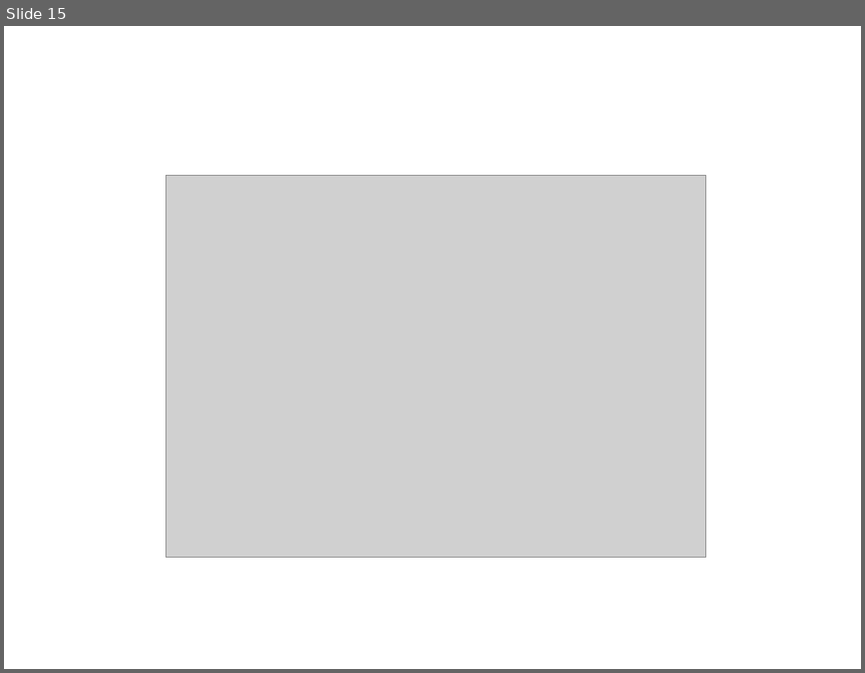
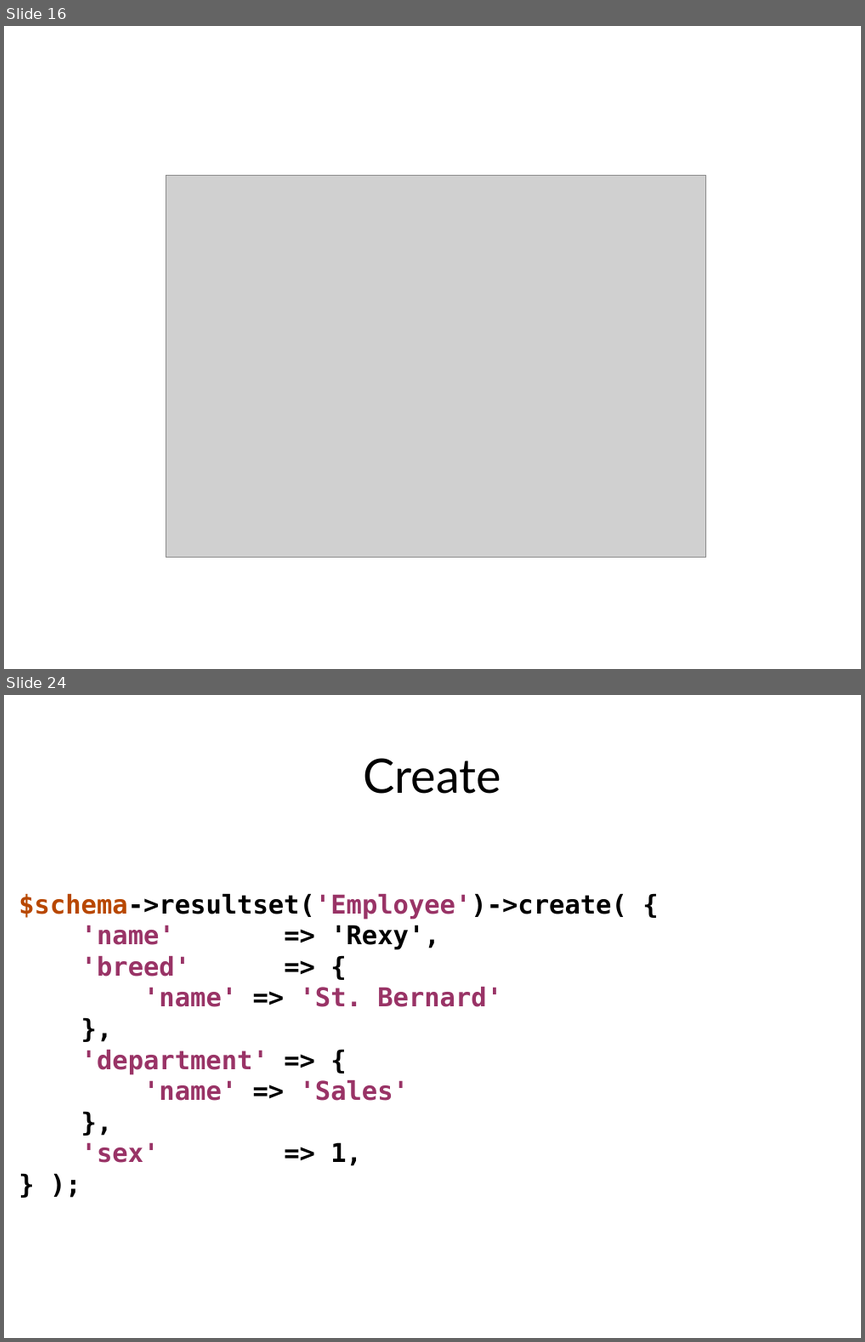
Before and after one commit to erezschatz/Presentation, a slide deck: dbix-class.odp. Shown one above the other, each under a label of ours: slide 15 before the commit, slides 16 and 24 after it; the slides between them are not shown. The pictures are 865x673 and 865x1342 pixels, drawn with LibreOffice and Linux fonts; fonts in the diff are those of the drawing; grey boxes stand for pictures. Boxes give left, top, right and bottom in pixels: in the first picture for what was removed or moved away, otherwise in the second. Text is boxed around its words. In the diff, an @@ line names an element or a change of style, - is before the commit and + after.

```diff
--- a/dbix-class.odp
+++ b/dbix-class.odp
@@ slide 24 added at (x1=4, y1=695, x2=861, y2=1338), background #FFFFFF @@
@@ title added at (x1=364, y1=758, x2=502, y2=794), 44 pt, text #000000 @@
+Create
@@ text added at (x1=18, y1=893, x2=627, y2=1166), 24 pt, text #993366, bold @@
+$schema->resultset('Employee')->create( {
+'name' => 'Rexy',
+'breed' => {
+'name' => 'St. Bernard'
+},
+'department' => {
+'name' => 'Sales'
+},
+'sex' => 1,
+} );
@@ what was slide 15 is now slide 16 @@
```
Also in this commit, not shown: 6 slides changed, 9 other slides added, 2 other files.
